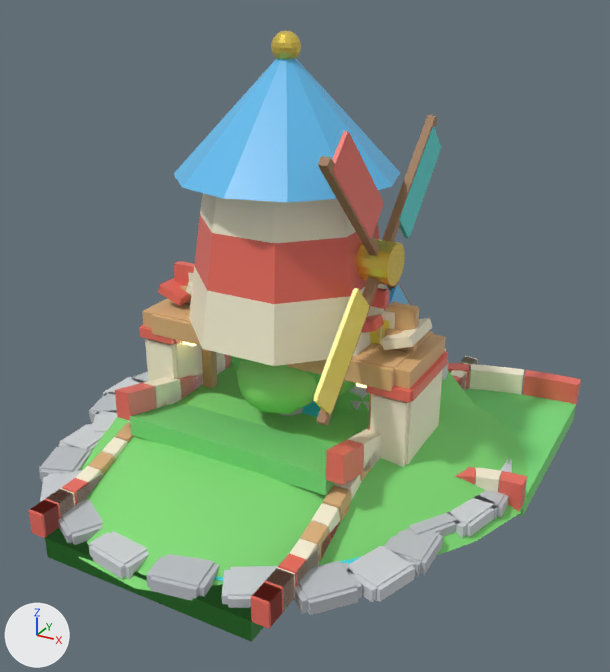
One commit to the Blender file assets/carnival_kitbash_master.blend: the scene before it, then after it.
One viewpoint serves both versions: a 50 mm camera at (9.45, -16.35, 11.23) aimed at (0.73, -0.5, 3.31). The lights are fixed; the arrows at lower left show +X, +Y and +Z. The older version comes first. Objects named as collision shapes, trigger or cutter boxes, shadow casters or lower levels of detail are left out.

The scene before the commit, as lines of its bpy script (objects in view):
```python
me_mesh_carnival_arch_001 = bpy.data.meshes.new('Mesh_Carnival_Arch.001')
me_mesh_carnival_arch_001.from_pydata(...)  # 448 vertices, 420 faces; spans x -3.28..3.28, y -0.31..0.31, z 0.0..4.93
# faces by material slot: [60, 120, 90, 60, 60, 30]
me_mesh_carnival_arch_001.materials.append(mat_mat_wood)  # brown #c89e6f
me_mesh_carnival_arch_001.materials.append(mat_mat_woodplank)  # beige #ddb17c
me_mesh_carnival_arch_001.materials.append(mat_mat_railred)  # red #ef6f61
me_mesh_carnival_arch_001.materials.append(mat_mat_yellow)  # yellow #fdea59
me_mesh_carnival_arch_001.materials.append(mat_mat_blue)  # blue #61bff1
me_mesh_carnival_arch_001.materials.append(mat_mat_railcream)  # pale yellow #faf2d7
me_mesh_wall_l_003 = bpy.data.meshes.new('Mesh_Wall_L.003')
me_mesh_wall_l_003.from_pydata(...)  # 96 vertices, 84 faces; spans x -3.0..-2.6, y -2.99..2.99, z -0.12..2.1
# faces by material slot: [42, 42]
me_mesh_wall_l_003.materials.append(mat_mat_railred_001)  # red #ef6f61
me_mesh_wall_l_003.materials.append(mat_mat_railcream)  # pale yellow #faf2d7
me_mesh_wall_r_005 = bpy.data.meshes.new('Mesh_Wall_R.005')
me_mesh_wall_r_005.from_pydata(...)  # 144 vertices, 126 faces; spans x 2.6..5.99, y -2.99..0.4, z -0.12..0.6
# faces by material slot: [70, 56]
me_mesh_wall_r_005.materials.append(mat_mat_railred_001)  # red #ef6f61
me_mesh_wall_r_005.materials.append(mat_mat_railcream)  # pale yellow #faf2d7
ob_mesh_carnival_arch = bpy.data.objects.new('Mesh_Carnival_Arch', me_mesh_carnival_arch_001)
ob_mesh_carnival_arch.location = (0.0, 0.0, 0.0)
ob_mesh_wall_l_003 = bpy.data.objects.new('Mesh_Wall_L.003', me_mesh_wall_l_003)
ob_mesh_wall_l_003.location = (0.0, 0.0, 0.0)
ob_mesh_wall_r_005 = bpy.data.objects.new('Mesh_Wall_R.005', me_mesh_wall_r_005)
ob_mesh_wall_r_005.location = (0.0, 0.0, 0.0)
# also in view: 'Mesh_Wall_R.003' at (2.8, 0.0, 0.99); 'Mesh_Wall_L.006' at (-2.8, 0.0, 0.73); 'Mesh_Floor_In' at (0.0, -5.0, -0.2); 'Mesh_Floor.003' at (0.0, 0.0, 0.5); 'Mesh_Floor_In.001' at (0.0, -4.4, -0.25)
```
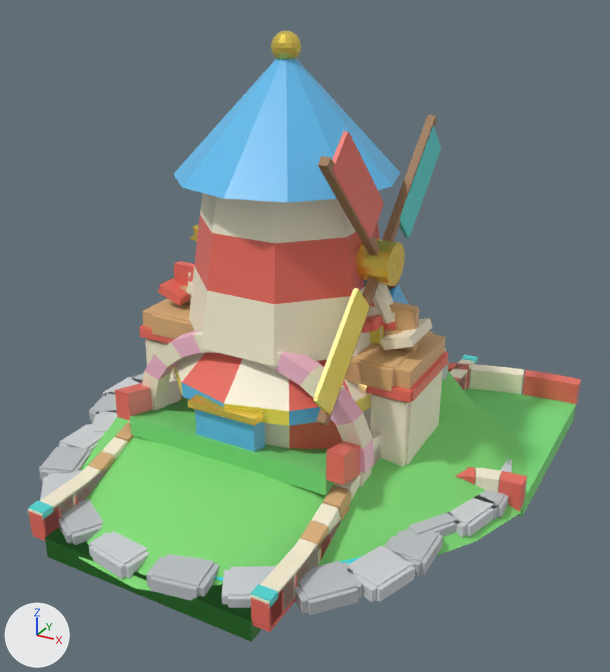
What differs and where, as boxes [x1, y1, x2, y2] in the pictures (610 x 672 px):
'Mesh_Tent_Pavilion', added: after [173, 353, 371, 452]
    faces in mat_mat_railred (red #ef6f61): [182, 353, 351, 449]
    faces in mat_mat_railcream (pale yellow #faf2d7): [175, 353, 371, 448]
    faces in mat_mat_blue (blue #61bff1): [182, 383, 332, 452]
    faces in mat_mat_gold (yellow #f9dd61): [188, 394, 264, 426]
    faces in mat_mat_yellow (yellow #fdea59): [173, 365, 371, 426]
'Mesh_Funhouse_Arches', added: after [142, 330, 374, 487]
    faces in mat_mat_pink (pink #fabfd7): [144, 330, 374, 473]
    faces in mat_mat_railcream (pale yellow #faf2d7): [142, 331, 373, 487]
'Mesh_Wall_R.009', added: after [250, 354, 478, 632]
    faces in mat_mat_railcream (pale yellow #faf2d7): [250, 359, 475, 604]
    faces in mat_mat_teal (cyan #50dad7): [251, 354, 478, 607]
    faces in mat_mat_railred (red #ef6f61): [252, 577, 296, 632]
'Mesh_Wall_L.009', added: after [28, 465, 111, 541]
    faces in mat_mat_railcream (pale yellow #faf2d7): [28, 465, 111, 520]
    faces in mat_mat_teal (cyan #50dad7): [28, 501, 53, 519]
'Mesh_Carnival_Hoop', added (mostly hidden): after [188, 225, 398, 337]
    faces in mat_mat_railcream (pale yellow #faf2d7): [188, 280, 395, 324]
    faces in mat_mat_railred (red #ef6f61): [189, 268, 396, 337]
'Mesh_Tree_Canopy', unchanged, covered by the edit: before [231, 356, 356, 414]

Diff of the bpy script that builds the scene:
```diff
--- a/assets/carnival_kitbash_master.blend.py
+++ b/assets/carnival_kitbash_master.blend.py
@@ me_mesh_tent_pavilion_mesh @@
+me_mesh_tent_pavilion_mesh.from_pydata(...)  # 108 vertices, 92 faces; spans x -2.85..2.85, y -3.0..2.85, z 0.0..6.27
+# faces by material slot: [13, 13, 12, 36, 18]
+me_mesh_tent_pavilion_mesh.materials.append(mat_mat_railred)  # red #ef6f61
+me_mesh_tent_pavilion_mesh.materials.append(mat_mat_railcream)  # pale yellow #faf2d7
+me_mesh_tent_pavilion_mesh.materials.append(mat_mat_blue)  # blue #61bff1
+me_mesh_tent_pavilion_mesh.materials.append(mat_mat_gold)  # yellow #f9dd61
+me_mesh_tent_pavilion_mesh.materials.append(mat_mat_yellow)  # yellow #fdea59
@@ me_mesh_carnival_hoop_mesh @@
+me_mesh_carnival_hoop_mesh.from_pydata(...)  # 308 vertices, 256 faces; spans x -3.21..3.21, y -0.57..0.57, z 0.0..6.56
+# faces by material slot: [40, 40, 40, 40, 72, 24]
+me_mesh_carnival_hoop_mesh.materials.append(mat_mat_railred)  # red #ef6f61
+me_mesh_carnival_hoop_mesh.materials.append(mat_mat_railcream)  # pale yellow #faf2d7
+me_mesh_carnival_hoop_mesh.materials.append(mat_mat_blue)  # blue #61bff1
+me_mesh_carnival_hoop_mesh.materials.append(mat_mat_yellow)  # yellow #fdea59
+me_mesh_carnival_hoop_mesh.materials.append(mat_mat_gold)  # yellow #f9dd61
+me_mesh_carnival_hoop_mesh.materials.append(mat_mat_woodplank)  # beige #ddb17c
@@ me_mesh_funhouse_arches_mesh @@
+me_mesh_funhouse_arches_mesh.from_pydata(...)  # 264 vertices, 222 faces; spans x -3.1..3.13, y -2.19..2.19, z 0.31..4.16
+# faces by material slot: [26, 26, 26, 108, 36]
+me_mesh_funhouse_arches_mesh.materials.append(mat_mat_pink)  # pink #fabfd7
+me_mesh_funhouse_arches_mesh.materials.append(mat_mat_blue)  # blue #61bff1
+me_mesh_funhouse_arches_mesh.materials.append(mat_mat_yellow)  # yellow #fdea59
+me_mesh_funhouse_arches_mesh.materials.append(mat_mat_railcream)  # pale yellow #faf2d7
+me_mesh_funhouse_arches_mesh.materials.append(mat_mat_gold)  # yellow #f9dd61
@@ me_mesh_wall_r_mesh @@
+me_mesh_wall_r_mesh.from_pydata(...)  # 88 vertices, 66 faces; spans x 2.59..3.01, y -5.98..5.98, z -0.12..0.63
+# faces by material slot: [24, 30, 12]
+me_mesh_wall_r_mesh.materials.append(mat_mat_railred)  # red #ef6f61
+me_mesh_wall_r_mesh.materials.append(mat_mat_railcream)  # pale yellow #faf2d7
+me_mesh_wall_r_mesh.materials.append(mat_mat_teal)  # cyan #50dad7
@@ me_mesh_wall_l_mesh @@
+me_mesh_wall_l_mesh.from_pydata(...)  # 88 vertices, 66 faces; spans x -3.01..-2.59, y -5.98..5.98, z -0.12..0.63
+# faces by material slot: [24, 30, 12]
+me_mesh_wall_l_mesh.materials.append(mat_mat_railred)  # red #ef6f61
+me_mesh_wall_l_mesh.materials.append(mat_mat_railcream)  # pale yellow #faf2d7
+me_mesh_wall_l_mesh.materials.append(mat_mat_teal)  # cyan #50dad7
@@ ob_mesh_tent_pavilion @@
+ob_mesh_tent_pavilion = bpy.data.objects.new('Mesh_Tent_Pavilion', me_mesh_tent_pavilion_mesh)
+ob_mesh_tent_pavilion.location = (0.0, 0.0, 0.0)
@@ ob_mesh_carnival_hoop @@
+ob_mesh_carnival_hoop = bpy.data.objects.new('Mesh_Carnival_Hoop', me_mesh_carnival_hoop_mesh)
+ob_mesh_carnival_hoop.location = (0.0, 0.0, 0.0)
@@ ob_mesh_funhouse_arches @@
+ob_mesh_funhouse_arches = bpy.data.objects.new('Mesh_Funhouse_Arches', me_mesh_funhouse_arches_mesh)
+ob_mesh_funhouse_arches.location = (0.0, 0.0, 0.0)
@@ ob_mesh_wall_r_009 @@
+ob_mesh_wall_r_009 = bpy.data.objects.new('Mesh_Wall_R.009', me_mesh_wall_r_mesh)
+ob_mesh_wall_r_009.location = (0.0, 0.0, 0.0)
@@ ob_mesh_wall_l_009 @@
+ob_mesh_wall_l_009 = bpy.data.objects.new('Mesh_Wall_L.009', me_mesh_wall_l_mesh)
+ob_mesh_wall_l_009.location = (0.0, 0.0, 0.0)
```
